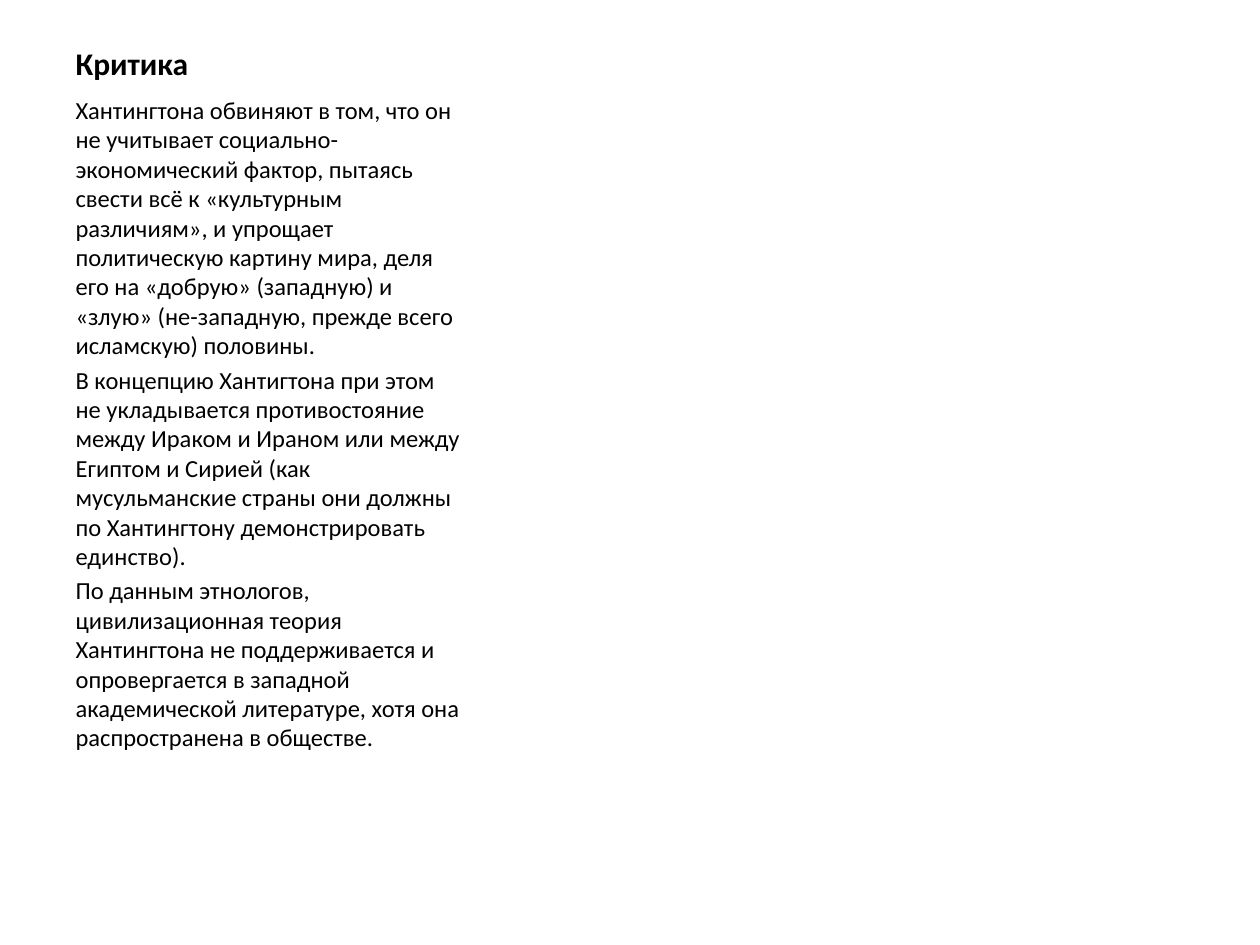
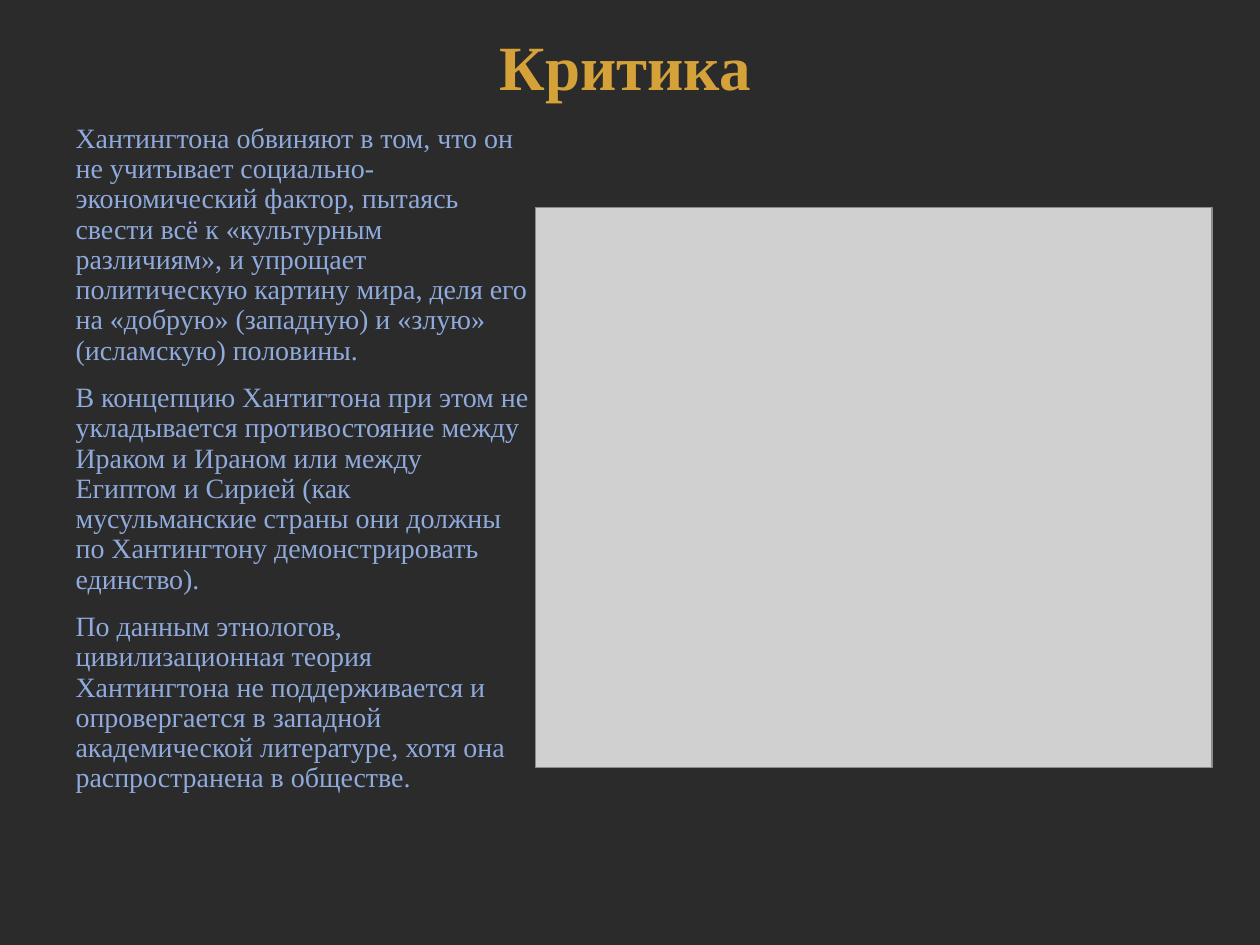
Before and after one commit to IAKalash/MyRep, a slide deck: slide 7 of Other/Сэмюэл Филлипс Хантингтон.pptx. Drawn at 1260x945 pixels with LibreOffice and Linux fonts; fonts in the diff are those of the drawing; grey boxes stand for pictures; background and template pictures are left out; a plain dark background stands for a picture behind light text. Boxes give left, top, right and bottom in pixels: in the first picture for what was removed or moved away, otherwise in the second. Text is boxed around its words. In the diff, an @@ line names an element or a change of style, - is before the commit and + after.

Commit message:
Хантингтон

```diff
--- a/Other/Сэмюэл Филлипс Хантингтон.pptx
+++ b/Other/Сэмюэл Филлипс Хантингтон.pptx
@@ background #FFFFFF to picture (left out) @@
@@ title "Критика": place and size @@
-title "Критика" at box(76, 54, 189, 80)
+title "Критика" at box(500, 48, 751, 102)
@@ title "Критика" at box(500, 48, 751, 102): size 18 to 36 pt, font Calibri to Times New Roman, text colour #000000 to #D5A239; alignment left to centre; line spacing 1 to 0.9 @@
@@ text "Хантингтона обвиняют в том, что ...": place and size @@
-text "Хантингтона обвиняют в том, что ..." at box(76, 102, 460, 750)
+text "Хантингтона обвиняют в том, что ..." at box(76, 128, 528, 793)
@@ text at box(76, 128, 527, 365): text changed; size 14 to 16 pt; font Calibri to Times New Roman; text colour #000000 to #8FAADC @@
-Хантингтона обвиняют в том, что он не учитывает социально-экономический фактор, пытаясь свести всё к «культурным различиям», и упрощает политическую картину мира, деля его на «добрую» (западную) и «злую» (не-западную, прежде всего исламскую) половины.
+Хантингтона обвиняют в том, что он не учитывает социально-экономический фактор, пытаясь свести всё к «культурным различиям», и упрощает политическую картину мира, деля его на «добрую» (западную) и «злую» (исламскую) половины.
@@ picture added at box(536, 208, 1212, 767) @@
@@ text at box(76, 388, 528, 793): size 14 to 16 pt, font Calibri to Times New Roman, text colour #000000 to #8FAADC in "В концепцию Хантигтона при этом не укладывается ...", "По данным этнологов, цивилизационная теория Хантингтона не ..."; line spacing 1 to 0.9; more space between paragraphs @@
```
Also in this commit, not shown: 6 other slides changed, 1 other file.
